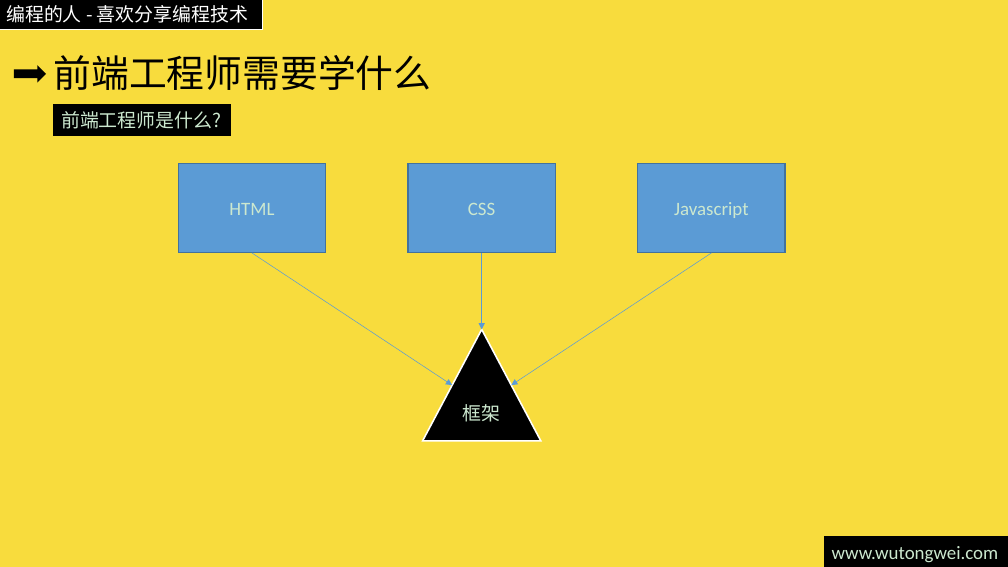
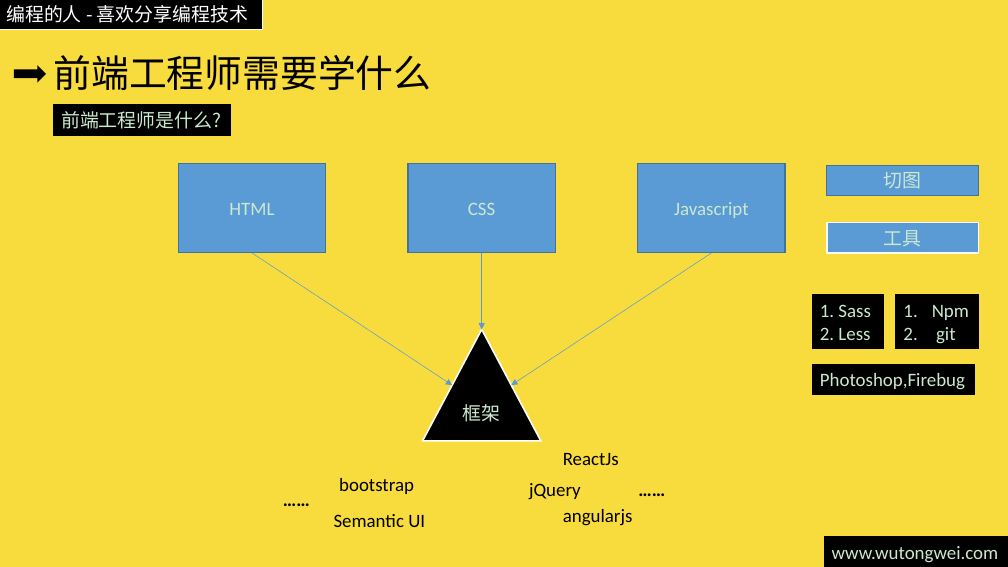
Before and after one commit to willculture/training, a slide deck: slide 4 of ppt/front-end/HTML5.pptx. Drawn at 1008x567 pixels with LibreOffice and Linux fonts; fonts in the diff are those of the drawing. Boxes give left, top, right and bottom in pixels: in the first picture for what was removed or moved away, otherwise in the second. Text is boxed around its words. In the diff, an @@ line names an element or a change of style, - is before the commit and + after.

Commit message:
更新html5需要学习的工具

```diff
--- a/ppt/front-end/HTML5.pptx
+++ b/ppt/front-end/HTML5.pptx
@@ rectangle added at bbox=[827, 165, 979, 195], fill #5B9BD5, outline #43739E 1 pt, 18 pt, text #CCE8CF @@
+切图
@@ rectangle added at bbox=[827, 222, 979, 253], fill #5B9BD5, outline #CCE8CF 1.5 pt, 18 pt, text #CCE8CF @@
+工具
@@ rectangle added at bbox=[813, 295, 884, 349], fill #000000, outline #000000 1 pt, 18 pt, text #CCE8CF @@
+1. Sass
+2. Less
@@ rectangle added at bbox=[896, 295, 979, 349], fill #000000, outline #000000 1 pt, 18 pt, text #CCE8CF @@
+1. Npm
+2. git
@@ rectangle added at bbox=[813, 364, 975, 395], fill #000000, outline #000000 1 pt, 18 pt, text #CCE8CF @@
+Photoshop,Firebug
@@ text added at bbox=[339, 478, 414, 494], 18 pt, text #000000 @@
+bootstrap
@@ text added at bbox=[563, 453, 619, 465], 18 pt, text #000000 @@
+ReactJs
@@ text added at bbox=[631, 474, 675, 504], 18 pt, text #000000, bold @@
+……
@@ text added at bbox=[275, 485, 319, 515], 18 pt, text #000000, bold @@
+……
@@ text added at bbox=[529, 483, 581, 500], 18 pt, text #000000 @@
+jQuery
@@ text added at bbox=[563, 509, 633, 526], 18 pt, text #000000 @@
+angularjs
@@ text added at bbox=[334, 514, 425, 527], 18 pt, text #000000 @@
+Semantic UI
```
Also in this commit, not shown: 2 other slides changed.
